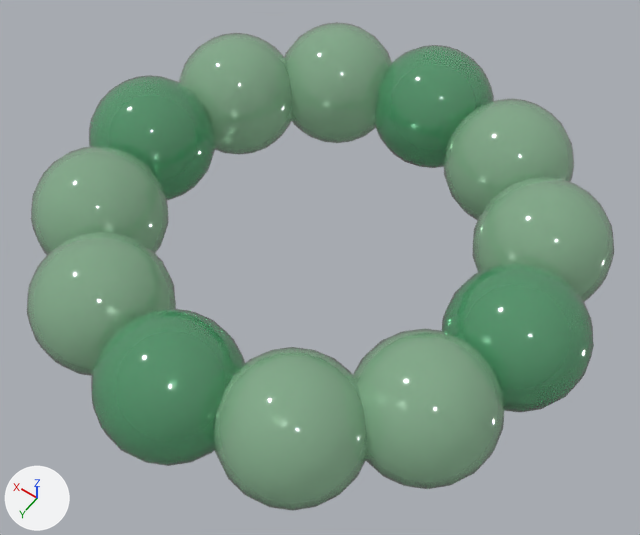
The glTF model game/assets/resources/models/bracelet.glb: old version first, new version second.
Both versions are drawn from a camera (50 mm lens) standing at (-1.692, 2.001, 1.749) and looking at (-0.945, 0.955, 0.105). Every picture has the same lights, and +X, +Y and +Z are marked at lower left. The picture after the commit comes second.

Names of what the first picture shows: 'bracelet'.
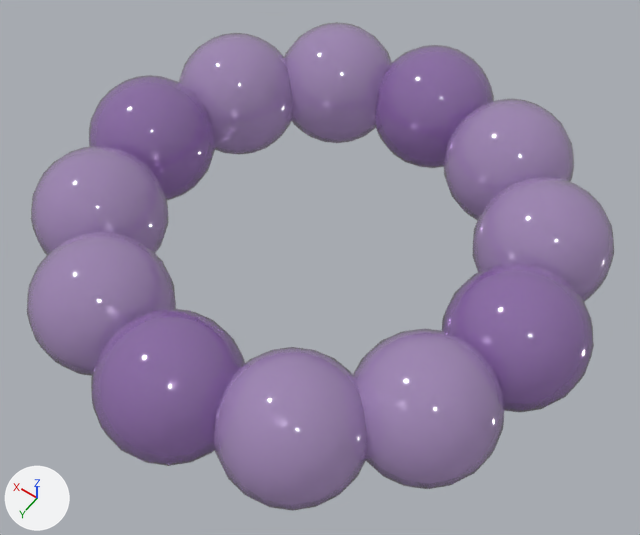
Changed parts and their boxes [x1, y1, x2, y2] in the pictures (640 x 535 px):
'bracelet', recoloured: [27, 22, 614, 511] in both

What changed in the scene script:
```text
Change mat_jadegreen:
    mat_jadegreen.base_color: (0.13, 0.55, 0.25) -> (0.48, 0.26, 0.72)  # green #65c489 -> purple #b88bdd
Change mat_jadelight:
    mat_jadelight.base_color: (0.42, 0.78, 0.48) -> (0.66, 0.45, 0.88)  # green #ade5b8 -> purple #d4b3f1
```
